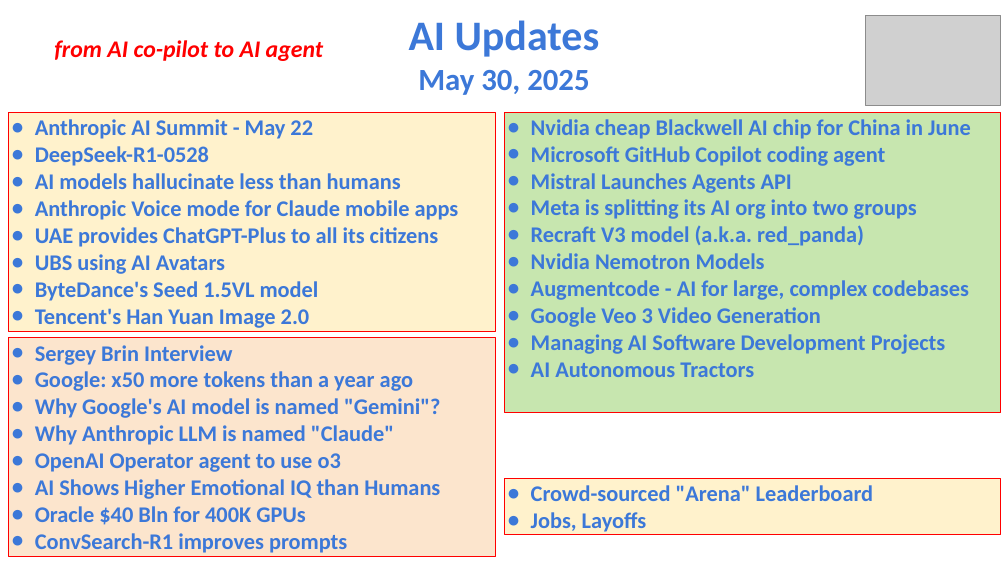
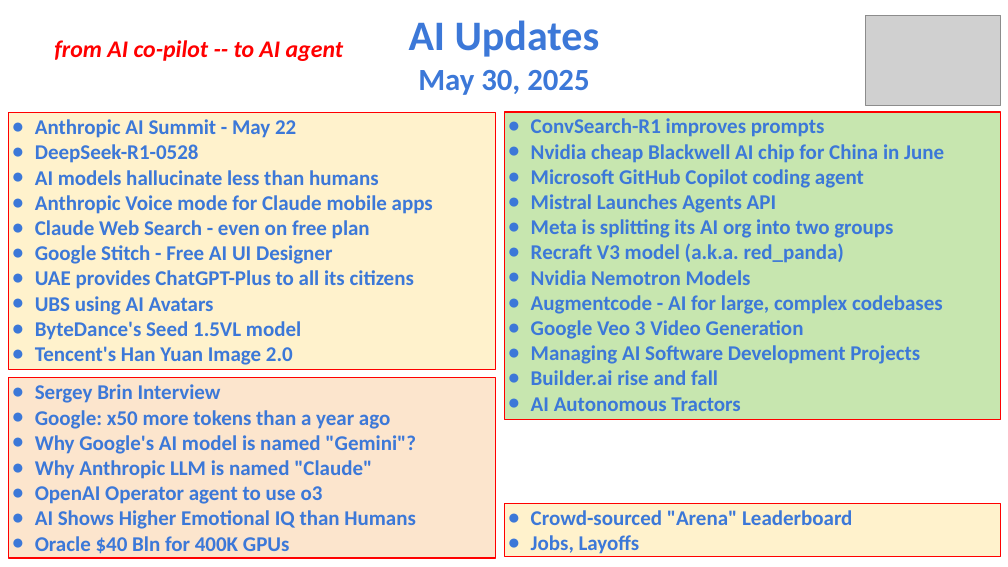
Before and after one commit to lselector/seminar, a slide deck: slide 1 of 2025/2025-05-30-AI-Updates.pptx. Drawn at 1008x567 pixels with LibreOffice and Linux fonts; fonts in the diff are those of the drawing; grey boxes stand for pictures. Boxes give left, top, right and bottom in pixels: in the first picture for what was removed or moved away, otherwise in the second. Text is boxed around its words. In the diff, an @@ line names an element or a change of style, - is before the commit and + after.

```diff
--- a/2025/2025-05-30-AI-Updates.pptx
+++ b/2025/2025-05-30-AI-Updates.pptx
@@ text at box(54, 40, 343, 61): text changed @@
-from AI co-pilot to AI agent
+from AI co-pilot -- to AI agent
@@ rectangle "Anthropic AI Summit - May ...": place and size @@
-rectangle "Anthropic AI Summit - May ..." at box(9, 113, 496, 332)
+rectangle "Anthropic AI Summit - May ..." at box(9, 113, 496, 370)
@@ text in rectangle at box(35, 119, 433, 365): size 16 to 15 pt in "Anthropic AI Summit - May 22", "DeepSeek-R1-0528", "AI models hallucinate less than humans", "Anthropic Voice mode for Claude mobile apps" and 4 more places; indent changed @@
@@ rectangle "ConvSearch-R1 improves prompts": place and size @@
-rectangle "ConvSearch-R1 improves prompts" at box(505, 112, 1001, 412)
+rectangle "ConvSearch-R1 improves prompts" at box(505, 112, 1001, 419)
@@ text in rectangle at box(531, 118, 825, 137): paragraph added @@
+● ConvSearch-R1 improves prompts
@@ text in rectangle at box(531, 144, 944, 411): size 16 to 15 pt in "Nvidia cheap Blackwell AI chip for China ...", "Microsoft GitHub Copilot coding agent", "Mistral Launches Agents API", "Meta is splitting its AI org into ..." and 6 more places; indent changed @@
@@ text in rectangle at box(35, 220, 370, 264): paragraphs added @@
+● Claude Web Search - even on free plan
+● Google Stitch - Free AI UI Designer
@@ rectangle "Sergey Brin Interview" at box(9, 378, 496, 558): size 16 to 15 pt; indent changed @@
@@ rectangle "Sergey Brin Interview": place and size @@
-rectangle "Sergey Brin Interview" at box(9, 338, 496, 556)
+rectangle "Sergey Brin Interview" at box(9, 378, 496, 558)
@@ text in rectangle at box(531, 370, 718, 385): paragraph added @@
+● Builder.ai rise and fall
@@ rectangle "Crowd-sourced "Arena" Leaderboard": place and size @@
-rectangle "Crowd-sourced "Arena" Leaderboard" at box(505, 478, 1001, 534)
+rectangle "Crowd-sourced "Arena" Leaderboard" at box(505, 503, 1001, 556)
@@ rectangle "Crowd-sourced "Arena" Leaderboard" at box(505, 503, 1001, 556): size 16 to 15 pt; indent changed @@
@@ text in rectangle at box(35, 533, 347, 553): paragraph removed @@
-● ConvSearch-R1 improves prompts
```
Also in this commit, not shown: 11 other slides changed, 1 slide added.
